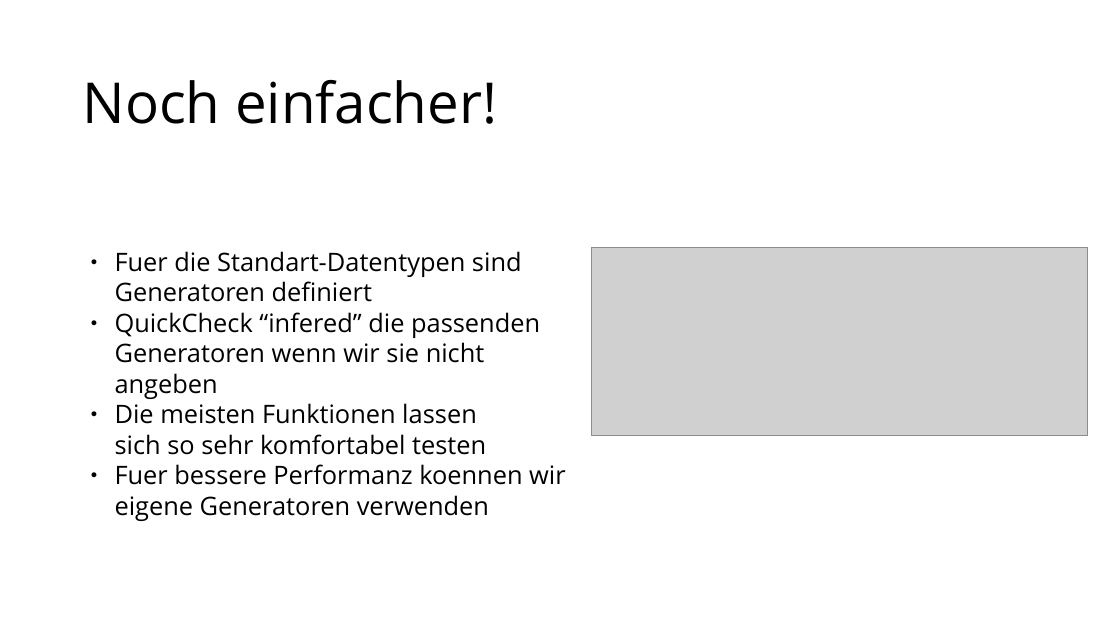
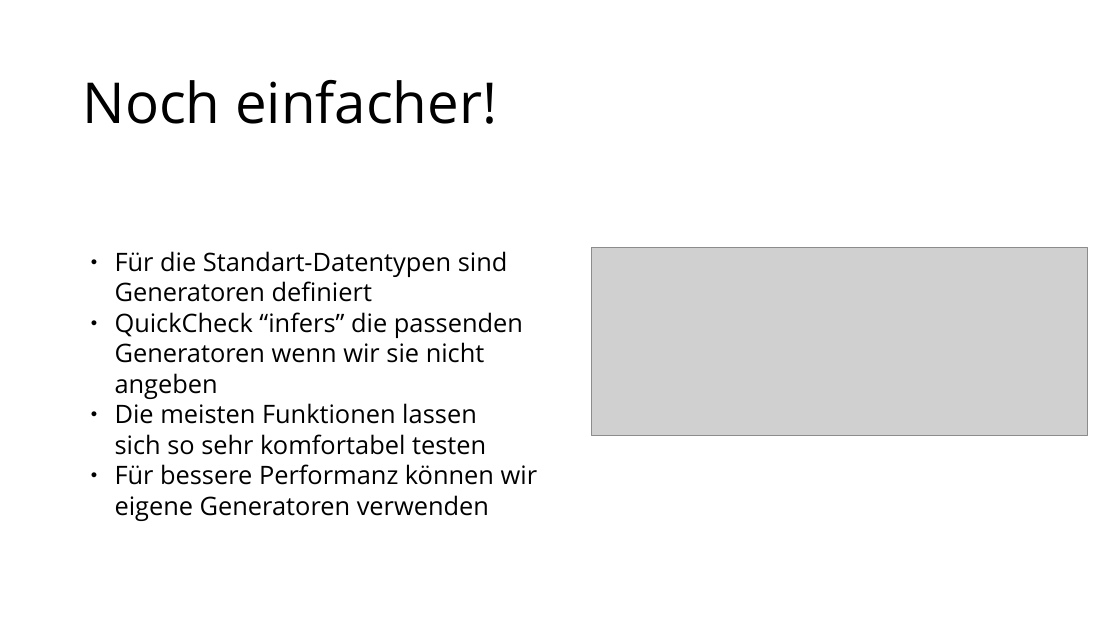
Before and after one commit to MoritzGoeckel/QuickCheck_Experiments, a slide deck: slide 10 of Praesentation.odp. Drawn at 1120x630 pixels with LibreOffice and Linux fonts; fonts in the diff are those of the drawing; grey boxes stand for pictures. Boxes give left, top, right and bottom in pixels: in the first picture for what was removed or moved away, otherwise in the second. Text is boxed around its words. In the diff, an @@ line names an element or a change of style, - is before the commit and + after.

```diff
--- a/Praesentation.odp
+++ b/Praesentation.odp
@@ text at (115, 251, 523, 399): text changed @@
-● Fuer die Standart-Datentypen sind
-  Generatoren definiert
-● QuickCheck “infered” die passenden
-  Generatoren wenn wir sie nicht
-  angeben
+● Für die Standart-Datentypen sind
+  Generatoren definiert
+● QuickCheck “infers” die passenden
+  Generatoren wenn wir sie nicht
+  angeben
@@ text at (115, 464, 538, 521): text changed @@
-● Fuer bessere Performanz koennen wir
-  eigene Generatoren verwenden
+● Für bessere Performanz können wir
+  eigene Generatoren verwenden
```
Also in this commit, not shown: 5 other slides changed, 2 other files.
